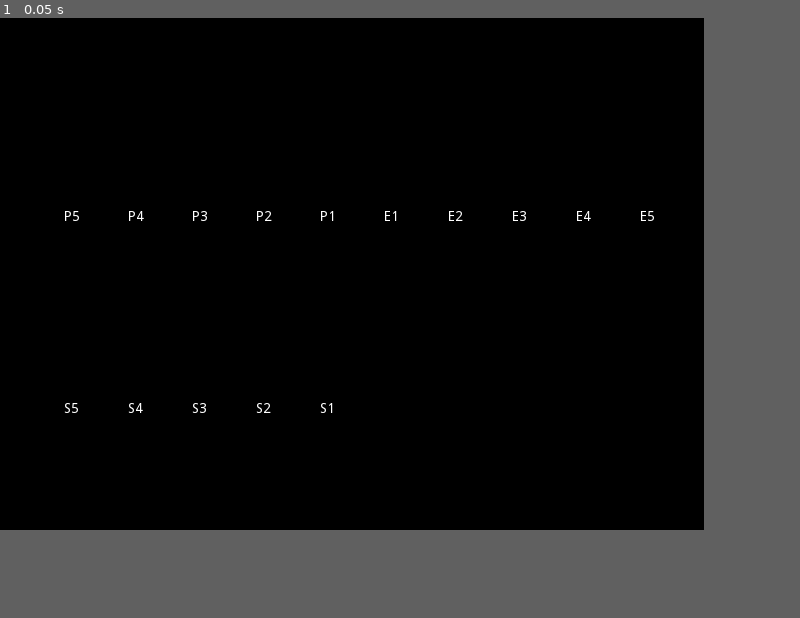
Above: before the commit, frame 1.
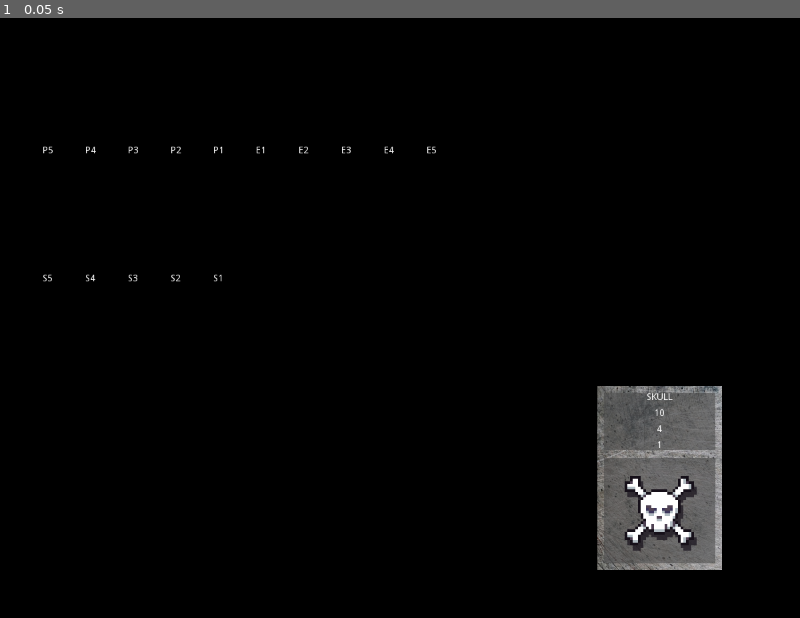
Above: after the commit, the same moment.

Repository: RM35/steel-chalk-asset
Game: Godot game, scene res://main.tscn
The game is run twice, just before and just after one commit, with the same random seed, the same clock (stepped at 60 frames per second) and the same inputs.
Inputs:
- Up to frame 1 (0.05 s): no input
In our replay, the window is 704x512 before the commit and 800x600 after it. These sizes can differ from the game's own. Grey fills any space a smaller window leaves; there, only what the larger window draws over its background counts as a difference.

The runs differ from the first frame. In frame 1, 5.1% of the frame differs, in the area x 5-91%, y 21-92%.

Commit message:
update unit to use resource

Diff:
--- a/main.tscn
+++ b/main.tscn
@@ -1,7 +1,8 @@
-[gd_scene load_steps=3 format=2]
+[gd_scene load_steps=4 format=2]
 
 [ext_resource path="res://world/world.tscn" type="PackedScene" id=1]
 [ext_resource path="res://unit_position/unit_position.tscn" type="PackedScene" id=2]
+[ext_resource path="res://unit/unit.tscn" type="PackedScene" id=3]
 
 [node name="Main" type="Node2D"]
 
@@ -60,3 +61,9 @@
 
 [node name="S5" parent="World/Shop" instance=ExtResource( 2 )]
 position = Vector2( -256, 64 )
+
+[node name="Unit" parent="World" instance=ExtResource( 3 )]
+margin_left = 896.0
+margin_top = 552.0
+margin_right = 1083.0
+margin_bottom = 828.0
--- a/project.godot
+++ b/project.godot
@@ -8,6 +8,16 @@
 
 config_version=4
 
+_global_script_classes=[ {
+"base": "Resource",
+"class": "unit_stats",
+"language": "GDScript",
+"path": "res://unit/unit_data/unit_stats.gd"
+} ]
+_global_script_class_icons={
+"unit_stats": ""
+}
+
 [application]
 
 config/name="steel-chalk-asset"
@@ -15,8 +25,8 @@
 
 [display]
 
-window/size/width=704
-window/size/height=512
+window/size/width=1200
+window/size/height=900
 window/stretch/mode="viewport"
 window/stretch/aspect="keep"
 
--- /dev/null
+++ b/unit/unit.gd
@@ -0,0 +1,43 @@
+extends TextureRect
+
+export(Resource) var unit_type
+
+var unit_name: String = "Default"
+var health: int = 0
+var attack: int = 0
+var level: int = 0
+var sprite_region_rect: Rect2
+
+func _ready():
+	unit_type = load("res://unit/unit_data/unit_skull.tres")
+	unit_name = unit_type.unit_name
+	health = unit_type.health
+	attack = unit_type.attack
+	level = unit_type.level
+	sprite_region_rect = unit_type.sprite_region_rect
+	update_card()
+
+func update_card():
+	$MC/VB/C/C/Sprite.region_rect = sprite_region_rect
+	$MC/VB/MC2/C2/VB2/Name.text = unit_name
+	$MC/VB/MC2/C2/VB2/Health.text = str(health)
+	$MC/VB/MC2/C2/VB2/Attack.text = str(attack)
+	$MC/VB/MC2/C2/VB2/Level.text = str(level)
+
+func get_drag_data(drag_offset):
+	var card_preview = self.duplicate()
+	# This doesn't make sense but the rect must
+	# be set to something other than 0, 0
+	card_preview.rect_size = Vector2(1, 1)
+	card_preview.modulate.a = 0.3
+	var preview = Control.new()
+	preview.add_child(card_preview)
+	card_preview.rect_position -= drag_offset
+	set_drag_preview(preview)
+	return self
+
+func drop_data(vec2, variant):
+	pass
+
+func can_drop_data(vec2, variant):
+	pass
--- a/unit/unit.tscn
+++ b/unit/unit.tscn
@@ -7,97 +7,100 @@
 [sub_resource type="StyleBoxFlat" id=1]
 bg_color = Color( 0.301961, 0.301961, 0.301961, 0.611765 )
 
-[node name="Unit" type="Control"]
+[node name="Unit" type="TextureRect"]
+texture = ExtResource( 1 )
+stretch_mode = 3
 script = ExtResource( 3 )
 
-[node name="TextureRect" type="TextureRect" parent="."]
+[node name="MC" type="MarginContainer" parent="."]
 anchor_right = 1.0
 anchor_bottom = 1.0
-margin_right = 187.0
-margin_bottom = 276.0
-texture = ExtResource( 1 )
-flip_h = true
-
-[node name="MarginContainer" type="MarginContainer" parent="TextureRect"]
-anchor_right = 1.0
-anchor_bottom = 1.0
+mouse_filter = 1
 size_flags_vertical = 3
 custom_constants/margin_right = 10
 custom_constants/margin_top = 10
 custom_constants/margin_left = 10
 custom_constants/margin_bottom = 10
 
-[node name="VBoxContainer" type="VBoxContainer" parent="TextureRect/MarginContainer"]
+[node name="VB" type="VBoxContainer" parent="MC"]
 margin_left = 10.0
 margin_top = 10.0
 margin_right = 177.0
 margin_bottom = 266.0
 custom_constants/separation = 2
 
-[node name="MarginContainer" type="MarginContainer" parent="TextureRect/MarginContainer/VBoxContainer"]
+[node name="MC2" type="MarginContainer" parent="MC/VB"]
 margin_right = 167.0
 margin_bottom = 96.0
+mouse_filter = 1
 custom_constants/margin_bottom = 10
 
-[node name="Container2" type="PanelContainer" parent="TextureRect/MarginContainer/VBoxContainer/MarginContainer"]
+[node name="C2" type="PanelContainer" parent="MC/VB/MC2"]
 margin_right = 167.0
 margin_bottom = 86.0
+mouse_filter = 1
 custom_styles/panel = SubResource( 1 )
 
-[node name="VBoxContainer" type="VBoxContainer" parent="TextureRect/MarginContainer/VBoxContainer/MarginContainer/Container2"]
+[node name="VB2" type="VBoxContainer" parent="MC/VB/MC2/C2"]
 margin_right = 167.0
 margin_bottom = 86.0
 custom_constants/separation = 10
 
-[node name="Name" type="Label" parent="TextureRect/MarginContainer/VBoxContainer/MarginContainer/Container2/VBoxContainer"]
+[node name="Name" type="Label" parent="MC/VB/MC2/C2/VB2"]
 margin_right = 167.0
 margin_bottom = 14.0
+mouse_filter = 1
 text = "NAME: "
 align = 1
 valign = 1
 
-[node name="Health" type="Label" parent="TextureRect/MarginContainer/VBoxContainer/MarginContainer/Container2/VBoxContainer"]
+[node name="Health" type="Label" parent="MC/VB/MC2/C2/VB2"]
 margin_top = 24.0
 margin_right = 167.0
 margin_bottom = 38.0
+mouse_filter = 1
 text = "HEALTH:"
 align = 1
 valign = 1
 
-[node name="Attack" type="Label" parent="TextureRect/MarginContainer/VBoxContainer/MarginContainer/Container2/VBoxContainer"]
+[node name="Attack" type="Label" parent="MC/VB/MC2/C2/VB2"]
 margin_top = 48.0
 margin_right = 167.0
 margin_bottom = 62.0
+mouse_filter = 1
 text = "ATTACK:"
 align = 1
 valign = 1
 
-[node name="Level" type="Label" parent="TextureRect/MarginContainer/VBoxContainer/MarginContainer/Container2/VBoxContainer"]
+[node name="Level" type="Label" parent="MC/VB/MC2/C2/VB2"]
 margin_top = 72.0
 margin_right = 167.0
 margin_bottom = 86.0
+mouse_filter = 1
 text = "LEVEL:"
 align = 1
 valign = 1
 
-[node name="Container" type="PanelContainer" parent="TextureRect/MarginContainer/VBoxContainer"]
+[node name="C" type="PanelContainer" parent="MC/VB"]
 margin_top = 98.0
 margin_right = 167.0
 margin_bottom = 256.0
+mouse_filter = 1
 size_flags_vertical = 3
 custom_styles/panel = SubResource( 1 )
 
-[node name="Control" type="Control" parent="TextureRect/MarginContainer/VBoxContainer/Container"]
+[node name="C" type="Control" parent="MC/VB/C"]
 margin_left = 83.0
 margin_top = 79.0
 margin_right = 83.0
 margin_bottom = 79.0
+mouse_filter = 1
 size_flags_horizontal = 4
 size_flags_vertical = 4
 size_flags_stretch_ratio = 0.0
 
-[node name="Sprite" type="Sprite" parent="TextureRect/MarginContainer/VBoxContainer/Container/Control"]
-scale = Vector2( 5, 5 )
+[node name="Sprite" type="Sprite" parent="MC/VB/C/C"]
+scale = Vector2( 4, 4 )
 texture = ExtResource( 2 )
 region_enabled = true
 region_rect = Rect2( 0, 0, 32, 32 )
--- /dev/null
+++ b/unit/unit_data/unit_skull.tres
@@ -0,0 +1,11 @@
+[gd_resource type="Resource" load_steps=2 format=2]
+
+[ext_resource path="res://unit/unit_data/unit_stats.gd" type="Script" id=1]
+
+[resource]
+script = ExtResource( 1 )
+unit_name = "SKULL"
+health = 10
+attack = 4
+level = 1
+sprite_region_rect = Rect2( 0, 0, 32, 32 )
--- /dev/null
+++ b/unit/unit_data/unit_stats.gd
@@ -0,0 +1,9 @@
+extends Resource
+
+class_name unit_stats
+
+export(String) var unit_name
+export(int) var health
+export(int) var attack
+export(int) var level
+export(Rect2) var sprite_region_rect
